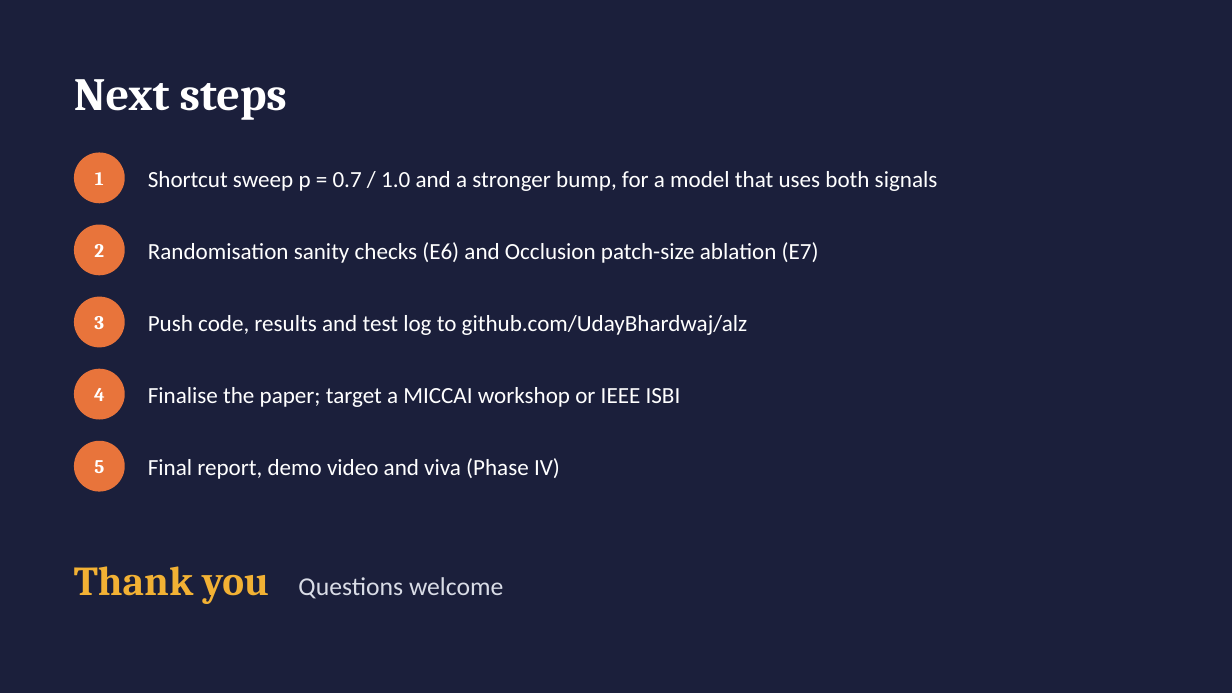
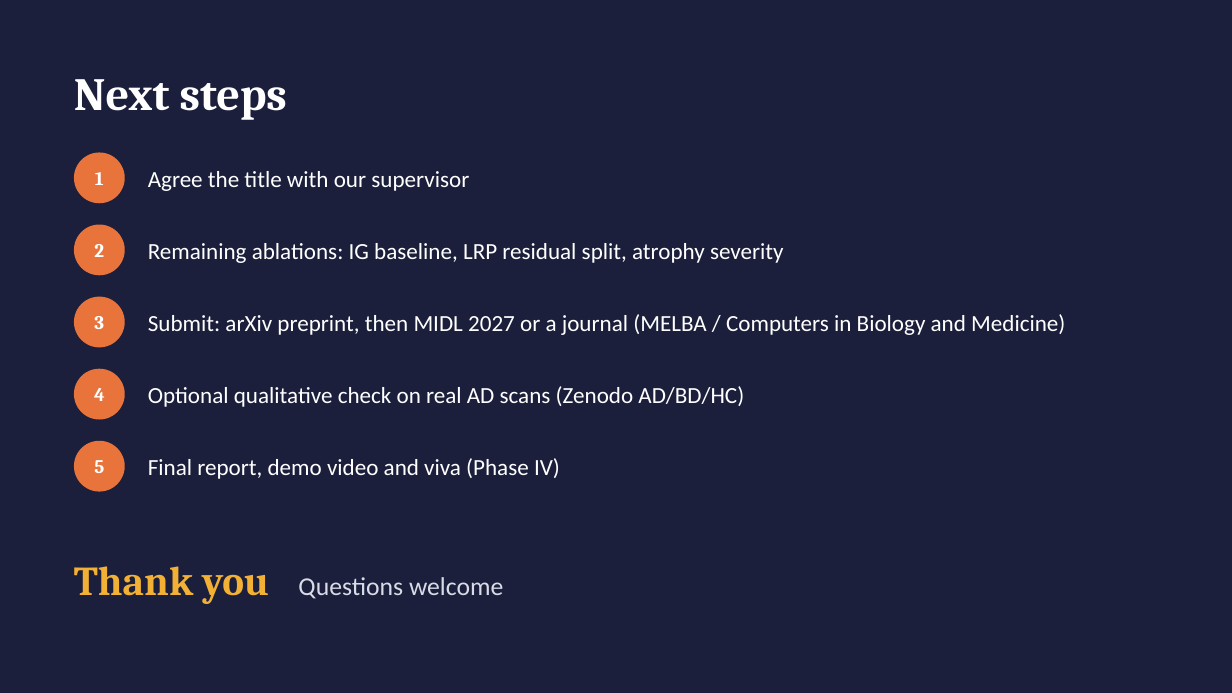
Before and after one commit to UdayBhardwaj/alz, a slide deck: slide 20 of docs/phase-iii/Phase III Presentation.pptx (slide 18 before the commit). Drawn at 1232x693 pixels with LibreOffice and Linux fonts; fonts in the diff are those of the drawing. Boxes give left, top, right and bottom in pixels: in the first picture for what was removed or moved away, otherwise in the second. Text is boxed around its words. In the diff, an @@ line names an element or a change of style, - is before the commit and + after.

```diff
--- a/docs/phase-iii/Phase III Presentation.pptx
+++ b/docs/phase-iii/Phase III Presentation.pptx
@@ text at bbox=[148, 171, 469, 191]: text changed @@
-Shortcut sweep p = 0.7 / 1.0 and a stronger bump, for a model that uses both signals
+Agree the title with our supervisor
@@ text at bbox=[148, 243, 784, 263]: text changed @@
-Randomisation sanity checks (E6) and Occlusion patch-size ablation (E7)
+Remaining ablations: IG baseline, LRP residual split, atrophy severity
@@ text at bbox=[148, 314, 1065, 335]: text changed @@
-Push code, results and test log to github.com/UdayBhardwaj/alz
+Submit: arXiv preprint, then MIDL 2027 or a journal (MELBA / Computers in Biology and Medicine)
@@ text at bbox=[148, 386, 744, 407]: text changed @@
-Finalise the paper; target a MICCAI workshop or IEEE ISBI
+Optional qualitative check on real AD scans (Zenodo AD/BD/HC)
```
Also in this commit, not shown: 4 other slides changed, 2 slides added, 2 other files.
